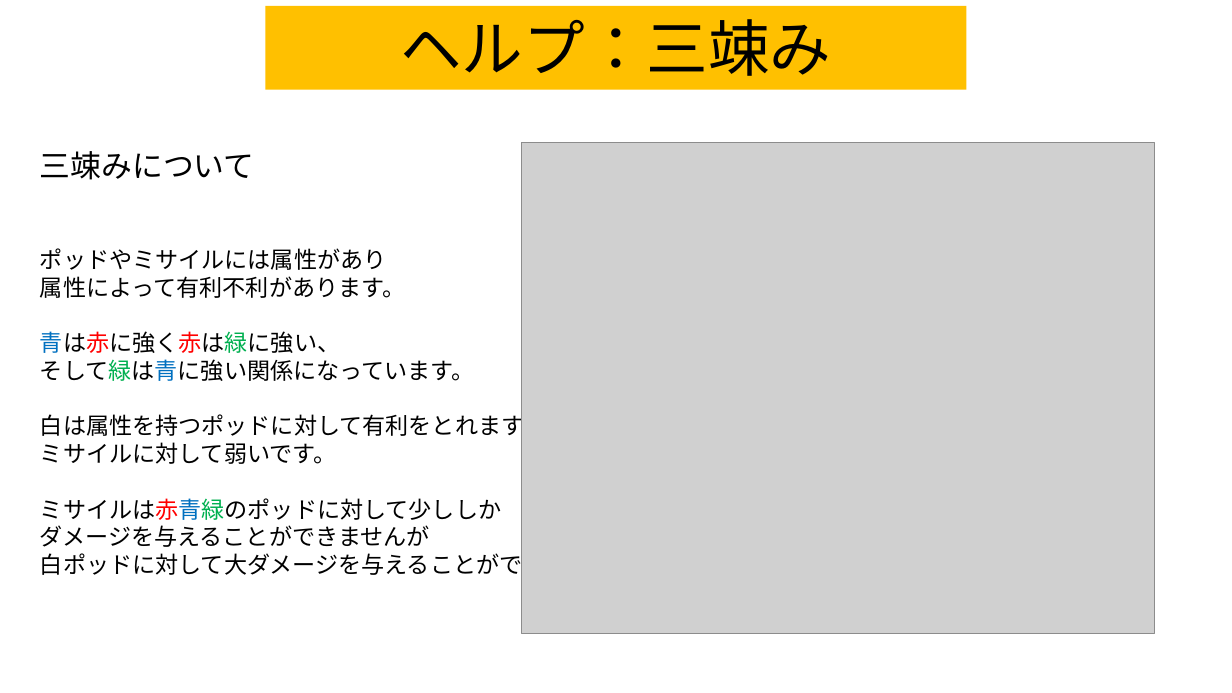
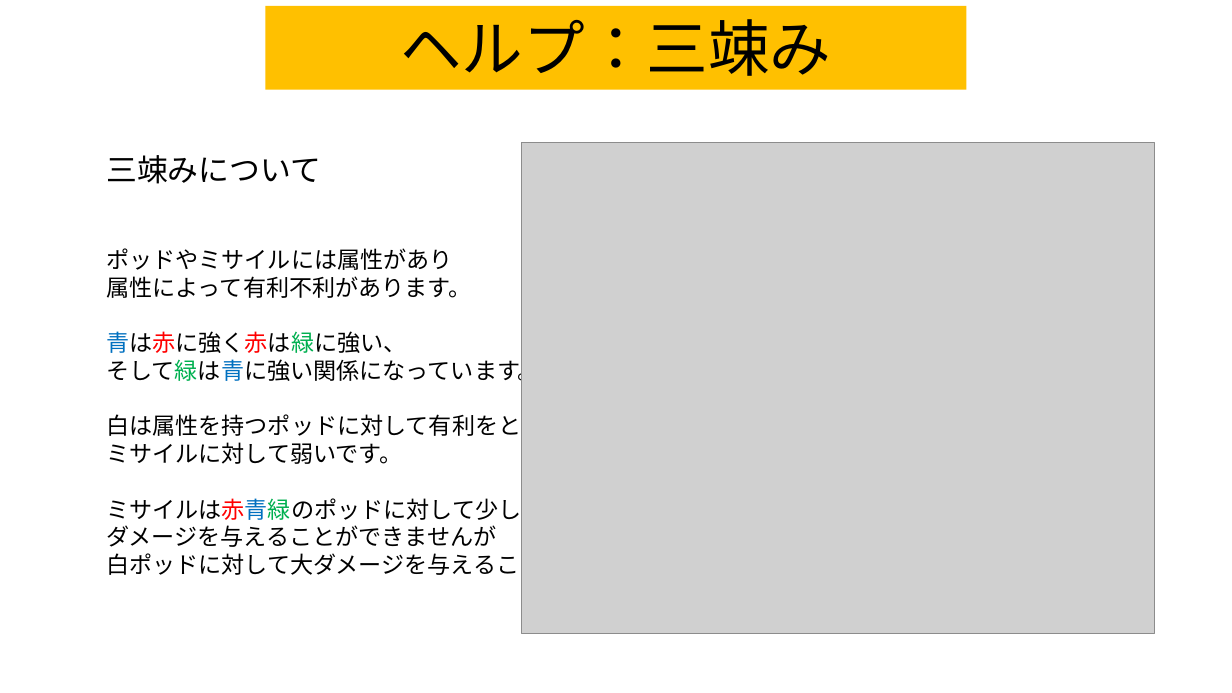
Before and after one commit to team556/team, a slide deck: slide 9 of 説明文.pptx. Drawn at 1232x693 pixels with LibreOffice and Linux fonts; fonts in the diff are those of the drawing; grey boxes stand for pictures. Boxes give left, top, right and bottom in pixels: in the first picture for what was removed or moved away, otherwise in the second. Text is boxed around its words. In the diff, an @@ line names an element or a change of style, - is before the commit and + after.

```diff
--- a/説明文.pptx
+++ b/説明文.pptx
@@ text "三竦みについて": place and size @@
-text "三竦みについて" at box(40, 151, 255, 180)
+text "三竦みについて" at box(106, 155, 321, 184)
@@ text "ポッドやミサイルには属性があり": place and size @@
-text "ポッドやミサイルには属性があり" at box(40, 248, 613, 579)
+text "ポッドやミサイルには属性があり" at box(106, 248, 679, 579)
```
Also in this commit, not shown: 6 other slides changed, 4 other files.
